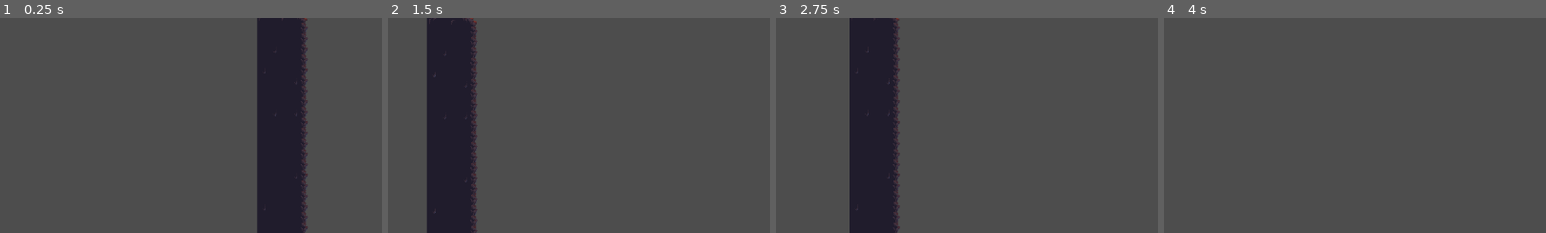
Above: before the commit, frames 1-4 (left to right).
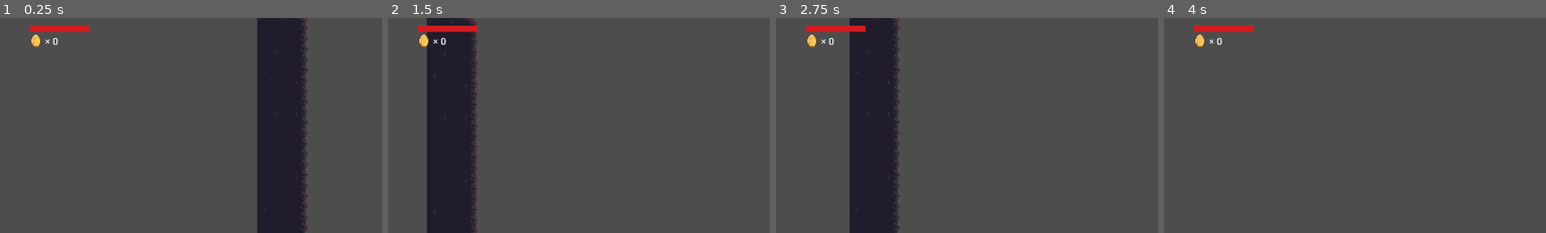
Above: after the commit, the same moments.

Repository: wedel2/pieklooo
Game: Godot game, scene res://Scenes/levels/level_02.tscn
Same seed, same stepped clock (60 frames per second), same inputs: the game is played once before the commit and once after it. This scene is started directly instead of the project's main scene.
Inputs (mouse positions are % of the whole screen's width and height, from its top left):
- Up to frame 1 (0.25 s): no input
- Up to frame 2 (1.5 s): tap Enter at 0.5 s; move the mouse to (72, 45) at 0.52 s; hold D (move_right) from 0.53 s (still down); click (72, 45) at 0.6 s; tap Space (jump) at 0.77 s; move the mouse to (30, 55) at 1.27 s; tap E (interact) at 1.35 s
- Up to frame 3 (2.75 s): tap Space (jump) at 1.52 s; move the mouse to (60, 28) at 2.02 s; release D (move_right) at 2.03 s; hold Left (move_left) from 2.03 s (still down); click (60, 28) at 2.1 s
- Up to frame 4 (4 s): move the mouse to (45, 70) at 2.77 s; release Left (move_left) at 2.78 s; hold D (move_right) from 2.78 s (still down); tap E (interact) at 2.85 s; tap Space (jump) at 3.02, 3.77 s; move the mouse to (80, 65) at 3.52 s; click (80, 65) at 3.6 s
The pictures show only the part of the screen within x 0-50%, y 5-55%; the shares and areas given below are measured in that part.

The runs differ from the first frame. In frame 1, 0.7% of the frame differs, in the area x 7-24%, y 3-14%; in frame 2, 0.7%; in frame 3, 0.7%; in frame 4, 0.7%.

Commit message:
Dodane paski hp i licznik monet do nowych poziomów

Diff:
--- a/Scenes/UI/HUD.tscn
+++ b/Scenes/UI/HUD.tscn
@@ -13,7 +13,7 @@
 atlas = ExtResource("2_qc5w2")
 region = Rect2(105, 0, 21, 0)
 
-[node name="CanvasLayer" type="CanvasLayer"]
+[node name="HP_Bar" type="CanvasLayer"]
 script = ExtResource("1_mr8ef")
 
 [node name="MarginContainer" type="MarginContainer" parent="."]
--- /dev/null
+++ b/Scenes/killzone.tscn
@@ -0,0 +1,19 @@
+[gd_scene load_steps=3 format=3 uid="uid://cmdq6tm131fyk"]
+
+[ext_resource type="Script" uid="uid://bddugfw3gkgu3" path="res://Scripts/GI/killzone.gd" id="1_jvagm"]
+
+[sub_resource type="WorldBoundaryShape2D" id="WorldBoundaryShape2D_3dryh"]
+distance = -145.0
+
+[node name="killzone" type="Area2D"]
+collision_mask = 3
+script = ExtResource("1_jvagm")
+
+[node name="CollisionShape2D" type="CollisionShape2D" parent="."]
+shape = SubResource("WorldBoundaryShape2D_3dryh")
+
+[node name="Timer" type="Timer" parent="."]
+wait_time = 0.4
+
+[connection signal="body_entered" from="." to="." method="_on_body_entered"]
+[connection signal="timeout" from="Timer" to="." method="_on_timer_timeout"]
--- a/Scenes/levels/level_01.tscn
+++ b/Scenes/levels/level_01.tscn
@@ -1,10 +1,10 @@
-[gd_scene load_steps=20 format=3 uid="uid://bq32iid8t10jj"]
+[gd_scene load_steps=19 format=3 uid="uid://bq32iid8t10jj"]
 
 [ext_resource type="PackedScene" uid="uid://vqa76f2u4rjs" path="res://Scenes/player.tscn" id="1_4k684"]
 [ext_resource type="Texture2D" uid="uid://cv7kepetvmtt6" path="res://Asses/Tilemaps/Fantasy Swamp Forest/Free/Terrain_and_Props.png" id="2_iex00"]
 [ext_resource type="PackedScene" uid="uid://drdt7hbyy3htb" path="res://Scenes/Enemy scenes/skeleton.tscn" id="3_alkix"]
 [ext_resource type="PackedScene" uid="uid://cj81bxpwij6jp" path="res://Scenes/UI/HUD.tscn" id="4_jqcbt"]
-[ext_resource type="Script" uid="uid://bddugfw3gkgu3" path="res://Scripts/GI/killzone.gd" id="5_oxqq7"]
+[ext_resource type="PackedScene" uid="uid://cmdq6tm131fyk" path="res://Scenes/killzone.tscn" id="5_8kokq"]
 [ext_resource type="PackedScene" uid="uid://bd3xvrj20gfxx" path="res://Scenes/platform.tscn" id="6_gbvua"]
 [ext_resource type="PackedScene" uid="uid://tdvq1khuywl8" path="res://Scenes/coin.tscn" id="7_m0r78"]
 [ext_resource type="PackedScene" uid="uid://bk1vaou5qbn8j" path="res://Scenes/UI/pause_menu.tscn" id="8_iex00"]
@@ -448,10 +448,9 @@
 physics_layer_0/collision_layer = 1
 sources/0 = SubResource("TileSetAtlasSource_feb5d")
 
-[sub_resource type="WorldBoundaryShape2D" id="WorldBoundaryShape2D_3dryh"]
-distance = -145.0
-
 [node name="level_01" type="Node2D"]
+
+[node name="HP_Bar" parent="." instance=ExtResource("4_jqcbt")]
 
 [node name="Player" parent="." instance=ExtResource("1_4k684")]
 z_index = 9
@@ -464,6 +463,8 @@
 limit_bottom = 600
 
 [node name="TileMap" type="TileMap" parent="."]
+light_mask = 512
+visibility_layer = 512
 z_index = 10
 scale = Vector2(1.00043, 1.00151)
 tile_set = SubResource("TileSet_fc0e3")
@@ -475,17 +476,7 @@
 position = Vector2(727, -4)
 save_id = "skeleton_1"
 
-[node name="CanvasLayer" parent="." instance=ExtResource("4_jqcbt")]
-
-[node name="killzone" type="Area2D" parent="."]
-collision_mask = 3
-script = ExtResource("5_oxqq7")
-
-[node name="CollisionShape2D" type="CollisionShape2D" parent="killzone"]
-shape = SubResource("WorldBoundaryShape2D_3dryh")
-
-[node name="Timer" type="Timer" parent="killzone"]
-wait_time = 0.4
+[node name="killzone" parent="." instance=ExtResource("5_8kokq")]
 
 [node name="Platform" parent="." instance=ExtResource("6_gbvua")]
 z_index = 5
@@ -601,7 +592,3 @@
 [node name="DamagePowerup" parent="." instance=ExtResource("16_8kokq")]
 position = Vector2(-858, -50)
 save_id = "dmg_pwr1"
-
-[connection signal="hp_changed" from="Player" to="CanvasLayer" method="_on_player_hp_changed"]
-[connection signal="body_entered" from="killzone" to="killzone" method="_on_body_entered"]
-[connection signal="timeout" from="killzone/Timer" to="killzone" method="_on_timer_timeout"]
--- a/Scenes/levels/level_02.tscn
+++ b/Scenes/levels/level_02.tscn
@@ -1,5 +1,6 @@
-[gd_scene load_steps=15 format=3 uid="uid://4is2bv0gm0sg"]
-
+[gd_scene load_steps=16 format=3 uid="uid://4is2bv0gm0sg"]
+
+[ext_resource type="PackedScene" uid="uid://cj81bxpwij6jp" path="res://Scenes/UI/HUD.tscn" id="1_7ntve"]
 [ext_resource type="PackedScene" uid="uid://bk1vaou5qbn8j" path="res://Scenes/UI/pause_menu.tscn" id="1_lpkwo"]
 [ext_resource type="Texture2D" uid="uid://cv7kepetvmtt6" path="res://Asses/Tilemaps/Fantasy Swamp Forest/Free/Terrain_and_Props.png" id="1_rg40u"]
 [ext_resource type="PackedScene" uid="uid://vqa76f2u4rjs" path="res://Scenes/player.tscn" id="2_lpkwo"]
@@ -453,9 +454,13 @@
 
 [node name="Node2D" type="Node2D"]
 
+[node name="CanvasLayer" parent="." instance=ExtResource("1_7ntve")]
+
 [node name="PauseMenu" parent="." instance=ExtResource("1_lpkwo")]
 
 [node name="TileMap" type="TileMap" parent="."]
+light_mask = 512
+visibility_layer = 512
 tile_set = SubResource("TileSet_w07bi")
 format = 2
 layer_0/tile_data = PackedInt32Array(-1, 393216, 0, 65535, 393216, 1, -65536, 458752, 0, 0, 458752, 1, -65535, 524288,  …(92951 unchanged characters)…
--- a/Scenes/levels/level_03.tscn
+++ b/Scenes/levels/level_03.tscn
@@ -1,6 +1,7 @@
-[gd_scene load_steps=15 format=3 uid="uid://ba7khell4ry3n"]
+[gd_scene load_steps=16 format=3 uid="uid://ba7khell4ry3n"]
 
 [ext_resource type="PackedScene" uid="uid://bk1vaou5qbn8j" path="res://Scenes/UI/pause_menu.tscn" id="1_5s7q1"]
+[ext_resource type="PackedScene" uid="uid://cj81bxpwij6jp" path="res://Scenes/UI/HUD.tscn" id="1_yja2i"]
 [ext_resource type="Texture2D" uid="uid://cv7kepetvmtt6" path="res://Asses/Tilemaps/Fantasy Swamp Forest/Free/Terrain_and_Props.png" id="2_hlq6o"]
 [ext_resource type="PackedScene" uid="uid://vqa76f2u4rjs" path="res://Scenes/player.tscn" id="3_cdk4a"]
 [ext_resource type="PackedScene" uid="uid://drdt7hbyy3htb" path="res://Scenes/Enemy scenes/skeleton.tscn" id="4_5lnqc"]
@@ -438,9 +439,12 @@
 
 [node name="Node2D" type="Node2D"]
 
+[node name="CanvasLayer" parent="." instance=ExtResource("1_yja2i")]
+
 [node name="PauseMenu" parent="." instance=ExtResource("1_5s7q1")]
 
 [node name="TileMap" type="TileMap" parent="."]
+visibility_layer = 513
 tile_set = SubResource("TileSet_f0kev")
 format = 2
 layer_0/tile_data = PackedInt32Array(-2, 917504, 0, 65534, 917504, 1, -1, 983040, 0, 65535, 983040, 1, -65536, 1048576, …(57676 unchanged characters)…
Not shown, changed: export_presets.cfg
Not shown, changed: PIEKLOOO1.0.exe
Not shown, added: PIEKLOOO1.1.exe
